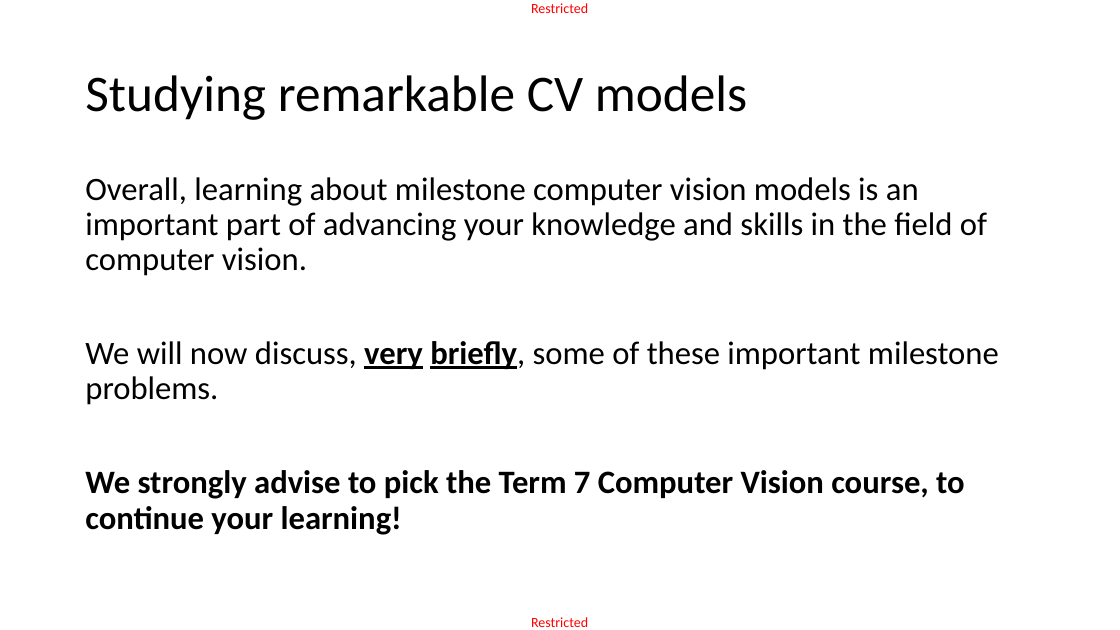
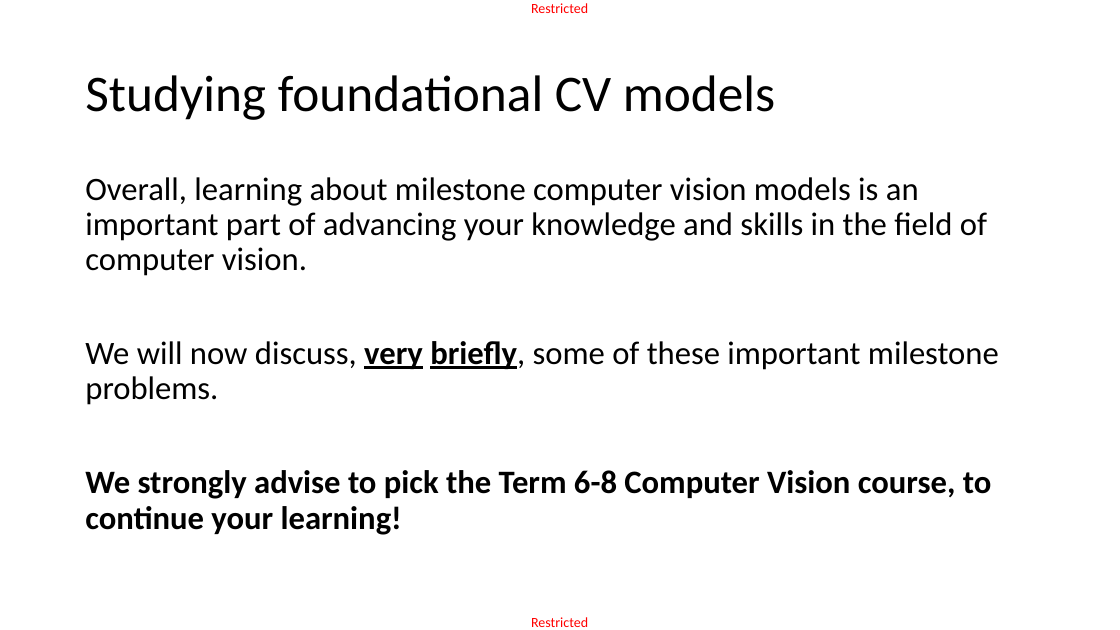
Before and after one commit to matthieudemari/SUTD_DL_50_039, a slide deck: slide 18 of W4/3. W4S3 final/W4S3.pptx (slide 17 before the commit). Drawn at 1120x630 pixels with LibreOffice and Linux fonts; fonts in the diff are those of the drawing. Boxes give left, top, right and bottom in pixels: in the first picture for what was removed or moved away, otherwise in the second. Text is boxed around its words. In the diff, an @@ line names an element or a change of style, - is before the commit and + after.

```diff
--- a/W4/3. W4S3 final/W4S3.pptx
+++ b/W4/3. W4S3 final/W4S3.pptx
@@ title at (85, 75, 775, 120): text changed @@
-Studying remarkable CV models
+Studying foundational CV models
@@ text at (85, 470, 992, 535): text changed @@
-We strongly advise to pick the Term 7 Computer Vision course, to continue your learning!
+We strongly advise to pick the Term 6-8 Computer Vision course, to continue your learning!
```
Also in this commit, not shown: 10 other slides changed, 1 slide added, 2 slides removed, 27 other files.
